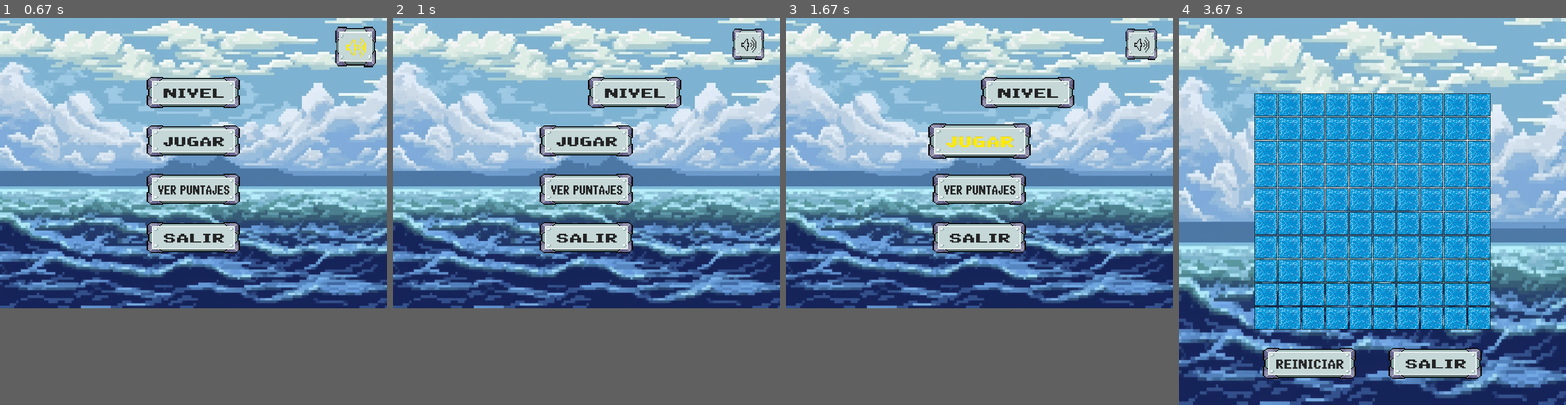
Above: before the commit, frames 1-4 (left to right).
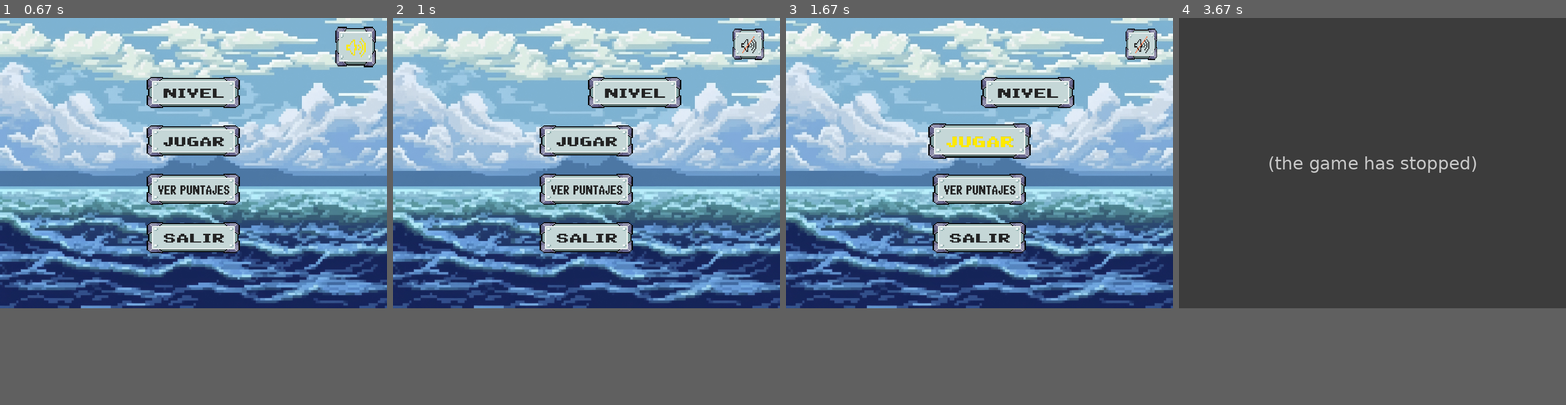
Above: after the commit, the same moments.

Repository: Dsniii/segundo_parcial
Game: pygame game, started from pygame/main.py
The game is run twice, just before and just after one commit, with the same random seed, the same clock (stepped at 60 frames per second) and the same inputs.
Inputs (mouse positions are in pixels of both pictures, inside the frame that each line leads up to):
- Up to frame 1 (0.67 s): click (356, 45) at 0.4 s
- Up to frame 2 (1 s): hold Right from 0.67 s (still down); move the mouse to (710, 157) at 0.7 s
- Up to frame 3 (1.67 s): release Right at 1.13 s; click (979, 141) at 1.27 s
- Up to frame 4 (3.67 s): click (1434, 362) at 1.92 s; click (1372, 91) at 2.38 s; click (1264, 141) at 2.95 s
In our replay, in frame 4 the window is 800x800 before the commit and 800x600 after it. These sizes can differ from the game's own. Grey fills any space a smaller window leaves; there, only what the larger window draws over its background counts as a difference.

Frame 1 is identical in both runs. In frame 2, less than 0.1% of the frame differs, in the area x 90-94%, y 4-10%; in frame 3, less than 0.1%; in frame 4, 98%, in the area x 0-100%, y 0-100%.
Error after the commit: TypeError: generar_nivel() missing 1 required positional argument: 'condicion_musica' (funci...; the game stopped at 3.5 s (later frames are placeholders)

Commit message:
verificar_hundido_nombres 22/06/2025 16:10

Diff:
--- a/pygame/funciones.py
+++ b/pygame/funciones.py
@@ -96,7 +96,7 @@
     rectangulo_vertical6 = button_musica_off.get_rect(x=700, y=20)
     rectangulo_vertical6_presionado = button_musica_off_presionado.get_rect(x=700, y=20)
 
-    efecto_activado = True
+
 
     condicion_musica = True
 
@@ -128,65 +128,70 @@
 
         pos_mouse = pygame.mouse.get_pos()  # Devuelve (x, y)
             # Verificar colisión con un rectángulo (botón, imagen, etc.)
+
+        #Boton nivel
         if rectangulo_vertical.collidepoint(pos_mouse):
             imagen_agrandada = pygame.transform.scale(button_nivel_presionado, (220, 80))  # +20px
             PANTALLA.blit(imagen_agrandada, (rectangulo_vertical_presionado.x - 10, rectangulo_vertical_presionado.y - 5))  # Ajustar posición
             if evento.type == pygame.MOUSEBUTTONDOWN and evento.button == 1:
 
                 if rectangulo_vertical_presionado.collidepoint(evento.pos):
-                    if efecto_activado:
-                        efecto_boton(efecto_activado)
+
+                    efecto_boton(condicion_musica)
                     time.sleep(0.5)
-                    mostrar_niveles(efecto_activado, condicion_musica)
+                    mostrar_niveles(condicion_musica)
 
         else:
             PANTALLA.blit(button_nivel, rectangulo_vertical)
 
+        #Boton jugar
         if rectangulo_vertical2.collidepoint(pos_mouse):
             imagen_agrandada_2 = pygame.transform.scale(button_jugar_presionado, (220, 80))  # +20px
             PANTALLA.blit(imagen_agrandada_2, (rectangulo_vertical2_presionado.x - 10, rectangulo_vertical2_presionado.y - 5))  # Ajustar posición
             if evento.type == pygame.MOUSEBUTTONDOWN and evento.button == 1:
 
                 if rectangulo_vertical2_presionado.collidepoint(evento.pos):
-                    if efecto_activado:
-                        efecto_boton(efecto_activado)
+
+                    efecto_boton(condicion_musica)
                     time.sleep(0.5)
                     numero = random.randint(1,3)
-                    generar_nivel(int(numero))
+                    generar_nivel(int(numero),condicion_musica)
 
 
         else:
             PANTALLA.blit(button_jugar, rectangulo_vertical2)
 
+        #Boton puntaje
         if rectangulo_vertical3.collidepoint(pos_mouse):
             imagen_agrandada_3 = pygame.transform.scale(button_ver_puntaje_presionado, (220, 80))  # +20px
             PANTALLA.blit(imagen_agrandada_3, (rectangulo_vertical3_presionado.x - 10, rectangulo_vertical3_presionado.y - 5))  # Ajustar posición
             if evento.type == pygame.MOUSEBUTTONDOWN and evento.button == 1:
 
                 if rectangulo_vertical3_presionado.collidepoint(evento.pos):
-                    if efecto_activado:
-                        efecto_boton(efecto_activado)
+
+                    efecto_boton(condicion_musica)
                     time.sleep(0.5)
-                    mostrar_puntajes(efecto_activado)
+                    mostrar_puntajes(condicion_musica)
         else:
             PANTALLA.blit(button_ver_puntaje, rectangulo_vertical3)
 
+        #Boton salir
         if rectangulo_vertical4.collidepoint(pos_mouse):
             imagen_agrandada_4 = pygame.transform.scale(button_salir_presionado, (220, 80))  # +20px
             PANTALLA.blit(imagen_agrandada_4, (rectangulo_vertical4_presionado.x - 10, rectangulo_vertical4_presionado.y - 5))  # Ajustar posición
             if evento.type == pygame.MOUSEBUTTONDOWN and evento.button == 1:
 
                 if rectangulo_vertical4_presionado.collidepoint(evento.pos):
-                    if efecto_activado:
-                        efecto_boton(efecto_activado)
+
+                    efecto_boton(condicion_musica)
                     time.sleep(0.5)
                     pygame.quit()
                     sys.exit()
         else:
             PANTALLA.blit(button_salir, rectangulo_vertical4)
 
-
-        if efecto_activado:
+        #Boton sonido
+        if condicion_musica:
 
             if rectangulo_vertical5.collidepoint(pos_mouse):
                 imagen_agrandada_5 = pygame.transform.scale(button_musica_on_presionado, (90, 90))  # +20px
@@ -194,9 +199,9 @@
                 if evento.type == pygame.MOUSEBUTTONDOWN and evento.button == 1:
 
                     if rectangulo_vertical5_presionado.collidepoint(evento.pos) :
-                        efecto_activado = False
-                        efecto_boton(efecto_activado)
+
                         condicion_musica = True
+                        efecto_boton(condicion_musica)
                         musica_ambiental(condicion_musica)
                         time.sleep(0.5)
             else:
@@ -211,7 +216,7 @@
                 if evento.type == pygame.MOUSEBUTTONDOWN and evento.button == 1:
 
                     if rectangulo_vertical6_presionado.collidepoint(evento.pos):
-                        efecto_activado = True
+
                         mixer.music.stop()
                         condicion_musica = False
                         time.sleep(0.5)
@@ -222,17 +227,18 @@
         pygame.display.flip()
 
 
-def mostrar_niveles(efecto_activado:bool, condicion_musica:bool):
+def mostrar_niveles(condicion_musica:bool):
 
     # Inicialización
     pygame.init()
     mixer.init()
 
 
-
+    """
     #Efecto boton.
     efecto_button = mixer.Sound('C:/Users/Matias/Desktop/segundo_parcial/pygame/recursos_musica/ruido_boton.mp3')
     efecto_button.set_volume(0.4)
+    """
 
 
     # Cargar imágenes
@@ -303,8 +309,8 @@
                 if evento.type == pygame.MOUSEBUTTONDOWN and evento.button == 1:
 
                     if rectangulo_vertical_presionado.collidepoint(evento.pos):
-                        if efecto_activado:
-                            efecto_button.play()
+
+                        efecto_boton(condicion_musica)
                         time.sleep(0.5)
                         generar_nivel(1)
 
@@ -318,8 +324,8 @@
                 if evento.type == pygame.MOUSEBUTTONDOWN and evento.button == 1:
 
                     if rectangulo_vertical2_presionado.collidepoint(evento.pos):
-                        if efecto_activado:
-                            efecto_button.play()
+
+                        efecto_boton(condicion_musica)
                         time.sleep(0.5)
                         generar_nivel(2)
 
@@ -332,8 +338,8 @@
                 if evento.type == pygame.MOUSEBUTTONDOWN and evento.button == 1:
 
                     if rectangulo_vertical3_presionado.collidepoint(evento.pos):
-                        if efecto_activado:
-                            efecto_button.play()
+
+                        efecto_boton(condicion_musica)
                         time.sleep(0.5)
                         generar_nivel(3)
 
@@ -346,8 +352,8 @@
                 if evento.type == pygame.MOUSEBUTTONDOWN and evento.button == 1:
 
                     if rectangulo_vertical4_presionado.collidepoint(evento.pos):
-                        if efecto_activado:
-                            efecto_button.play()
+
+                        efecto_boton(condicion_musica)
                         time.sleep(0.5)
                         mostrar_menu()
 
@@ -359,17 +365,17 @@
             pygame.display.flip()
 
 
-def mostrar_puntajes (efecto_activado:bool):
+def mostrar_puntajes (condicion_musica:bool):
     # Inicialización
     pygame.init()
     mixer.init()
 
 
-
+    """
     #Efecto boton.
     efecto_button = mixer.Sound('C:/Users/Matias/Desktop/recursos_musica/ruido_boton.mp3')
     efecto_button.set_volume(0.4)
-
+    """
 
     # Cargar imágenes
     imagen_fondo = pygame.image.load('C:/Users/Matias/Desktop/recursos_png/fondo_menu_png.png')
@@ -416,8 +422,8 @@
                 if evento.type == pygame.MOUSEBUTTONDOWN and evento.button == 1:
 
                     if rectangulo_vertical2_presionado.collidepoint(evento.pos):
-                        if efecto_activado:
-                            efecto_button.play()
+
+                        efecto_boton(condicion_musica)
                         time.sleep(0.5)
                         mostrar_menu()
             else:
@@ -432,10 +438,16 @@
 
 
 
-def generar_nivel(tipo_nivel: int):
+def generar_nivel(tipo_nivel: int, condicion_musica:bool):
     # Inicialización
     pygame.init()
     mixer.init()
+
+    mixer.music.load('C:/Users/Matias/Desktop/segundo_parcial/pygame/recursos_musica/musica_jugando.mp3')
+    mixer.music.set_volume(0.4)  # Empieza en silencio
+    mixer.music.play(-1)  # Reproduce en bucle con un fade-in de 1 segundo
+    if condicion_musica:
+        mixer.music.play()
 
     efecto_agua_fallo = mixer.Sound('C:/Users/Matias/Desktop/segundo_parcial/pygame/recursos_musica/ruido_agua_fallo.mp3')
     efecto_agua_fallo.set_volume(0.4)
@@ -466,10 +478,7 @@
 
     # Cargar recursos con rutas relativas
     try:
-        # Efecto botón
-        efecto_button_path = os.path.join(base_path, 'recursos_musica', 'ruido_boton.mp3')
-        efecto_button = mixer.Sound(efecto_button_path)
-        efecto_button.set_volume(0.4)
+
 
         # Imagen de fondo
         fondo_path = os.path.join(base_path, 'recursos_png', 'fondo_menu_png.png')
@@ -497,7 +506,7 @@
 
     # Crear y poblar matriz
     matriz = iniciar_matriz(filas, columnas, 0)
-    matriz = colocar_barcos(matriz, tipo_nivel)
+    matriz, posiciones_barcos = colocar_barcos(matriz, tipo_nivel)
 
     matriz_jugador = iniciar_matriz(filas, columnas, 0)
 
@@ -531,6 +540,7 @@
     running = True
     while running:
         clock.tick(FPS)
+
 
         for evento in pygame.event.get():
 
@@ -566,13 +576,22 @@
                         if (fila,columna) in coordenadas_barcos:
                             matriz_jugador[fila][columna] = matriz_jugador[fila][columna] + 1
                             print("Barco hundido")
+
+                            verificar_barcos_hundidos(matriz_jugador, coordenadas_barcos)
+
                             coordenadas_y_recoridas.append((fila,columna))
+
+
+
+                        if condicion_musica:
                             efecto_golpe_barco.play()
+
 
 
                         else:
                             matriz_jugador[fila][columna] = 2
-                            efecto_agua_fallo.play()
+                            if condicion_musica:
+                                efecto_agua_fallo.play()
 
 
                     condicion = True
@@ -584,6 +603,8 @@
             # Dibujar
             PANTALLA.blit(imagen_fondo, (0, 0))
             dibujar_tablero(matriz_jugador, filas, columnas, 500, 500, PANTALLA)
+
+
 
             if rectangulo_vertical4.collidepoint(pos_mouse):
                 imagen_agrandada_4 = pygame.transform.scale(button_salir_presionado, (220, 80))  # +20px
@@ -592,8 +613,9 @@
 
                     if rectangulo_vertical4_presionado.collidepoint(evento.pos):
 
+                        efecto_boton(condicion_musica)
                         time.sleep(0.5)
-                        pygame.quit()
+
                         mostrar_menu()
             else:
                 PANTALLA.blit(button_salir, rectangulo_vertical4)
@@ -606,9 +628,10 @@
 
                     if rectangulo_vertical_presionado.collidepoint(evento.pos):
 
+                        efecto_boton(condicion_musica)
                         time.sleep(0.5)
-                        pygame.quit()
-                        generar_nivel(tipo_nivel)
+
+                        generar_nivel(tipo_nivel, condicion_musica)
             else:
                 PANTALLA.blit(button_reiniciar, rectangulo_vertical)
 
@@ -616,7 +639,37 @@
 
             pygame.display.flip()
 
-
+def verificar_barcos_hundidos(matriz_jugador, coordenadas_barcos):
+    """
+    Verifica si todos los barcos han sido hundidos y si finalizar el juego.
+    Args:
+        matriz_jugador: Matriz del jugador con los disparos realizados.
+        matriz_barcos: Matriz original con la ubicación de los barcos.
+    Returns:
+        True si todos los barcos están hundidos, False en caso contrario.
+    """
+    for fila in range(len(matriz_barcos)):
+        for col in range(len(matriz_barcos[0])):
+            if matriz_barcos[fila][col] == 1 and matriz_jugador[fila][col] != 1:
+                return False
+    return True
+
+def verificar_hundido_nombres(matriz_disparos, barcos_info):
+    """
+    barcos_info = {
+        'destructor1': {'posiciones': [(1,2), (1,3)], 'hundido': False},
+        'submarino1': {'posiciones': [(2,5)], 'hundido': False}
+    }
+    """
+    hundidos = []
+
+    for nombre, info in barcos_info.items():
+        if not info['hundido']:
+            if all(matriz_disparos[f][c] == 1 for f, c in info['posiciones']):
+                info['hundido'] = True
+                hundidos.append(nombre)
+
+    return hundidos
 
 def obtener_celda_click(x, y, filas, columnas, ancho_casilla, margen, offset_x, offset_y):
     """
@@ -723,15 +776,15 @@
     return matriz
 
 
-
+"""
 def colocar_barcos(matriz, dificultad):
-    """
+
     Coloca barcos en la matriz según la dificultad:
     1 = Fácil (cantidad normal)
     2 = Medio (doble cantidad)
     3 = Difícil (triple cantidad)
     Los barcos no se tocarán entre sí (incluyendo diagonales)
-    """
+
     filas = len(matriz)
     columnas = len(matriz[0])
 
@@ -809,32 +862,104 @@
 
     return matriz
 
-
-
-
-
-
-
-
-
-
 """
-        if evento.type == pygame.MOUSEBUTTONDOWN and evento.button == 1:
-
-            if evento.button == 1:
-                print ("hizo click izquiero")
-            if evento.button == 3:
-                print ("hizo click derecho")
-            if rectangulo_vertical.collidepoint(evento.pos):
-                print("¡Acertaste!")
-            if rectangulo_vertical2.collidepoint(evento.pos):
-                print("¡Acertaste!")
-            if rectangulo_vertical3.collidepoint(evento.pos):
-                print("¡Acertaste!")
-            if rectangulo_vertical4.collidepoint(evento.pos):
-                print("¡Acertaste!")
-            if rectangulo_vertical5.collidepoint(evento.pos):
-                print("¡Acertaste!")
-            if rectangulo_vertical6.collidepoint(evento.pos):
-                print("¡Acertaste!")
-        """
+
+def colocar_barcos(matriz, dificultad):
+    """
+    Coloca barcos en la matriz según la dificultad y retorna:
+    - matriz con barcos colocados
+    - diccionario con posiciones de cada barco
+
+    Estructura del diccionario:
+    {
+        'submarino': [(f1,c1), (f2,c2), ...],
+        'destructor': [(f3,c3), (f4,c4), ...],
+        ...
+    }
+    """
+    filas = len(matriz)
+    columnas = len(matriz[0])
+
+    # Definición de barcos
+    barcos_base = [
+        {'nombre': 'submarino', 'tamaño': 1, 'cantidad': 4},
+        {'nombre': 'destructor', 'tamaño': 2, 'cantidad': 3},
+        {'nombre': 'crucero', 'tamaño': 3, 'cantidad': 2},
+        {'nombre': 'acorazado', 'tamaño': 4, 'cantidad': 1}
+    ]
+
+    # Ajustar cantidad según dificultad
+    multiplicador = 1
+    if dificultad == 2:
+        multiplicador = 2
+    elif dificultad == 3:
+        multiplicador = 3
+
+    # Diccionario para guardar posiciones
+    posiciones_barcos = {barco['nombre']: [] for barco in barcos_base}
+
+    # Lista de tamaños de barcos a colocar
+    barcos_a_colocar = []
+    for barco in barcos_base:
+        barcos_a_colocar.extend([(barco['nombre'], barco['tamaño'])] * (barco['cantidad'] * multiplicador))
+
+    # Ordenar de mayor a menor para mejor colocación
+    barcos_a_colocar.sort(key=lambda x: x[1], reverse=True)
+
+    for nombre, tamaño in barcos_a_colocar:
+        colocado = False
+        intentos = 0
+        posiciones_barco_actual = []
+
+        while not colocado and intentos < 100:
+            intentos += 1
+            horizontal = random.choice([True, False])
+            posiciones_barco_actual = []
+
+            if horizontal:
+                fila = random.randint(0, filas - 1)
+                col_inicio = random.randint(0, columnas - tamaño)
+                col_fin = col_inicio + tamaño
+
+                # Verificar área alrededor del barco
+                espacio_libre = True
+                for col in range(max(0, col_inicio-1), min(columnas, col_fin+1)):
+                    for f in range(max(0, fila-1), min(filas, fila+2)):
+                        if matriz[f][col] != 0:
+                            espacio_libre = False
+                            break
+                    if not espacio_libre:
+                        break
+
+                if espacio_libre:
+                    # Guardar posiciones y colocar barco
+                    for col in range(col_inicio, col_fin):
+                        matriz[fila][col] = 1
+                        posiciones_barco_actual.append((fila, col))
+                    colocado = True
+            else:
+                col = random.randint(0, columnas - 1)
+                fila_inicio = random.randint(0, filas - tamaño)
+                fila_fin = fila_inicio + tamaño
+
+                # Verificar área alrededor del barco
+                espacio_libre = True
+                for fila in range(max(0, fila_inicio-1), min(filas, fila_fin+1)):
+                    for c in range(max(0, col-1), min(columnas, col+2)):
+                        if matriz[fila][c] != 0:
+                            espacio_libre = False
+                            break
+                    if not espacio_libre:
+                        break
+
+                if espacio_libre:
+                    # Guardar posiciones y colocar barco
+                    for fila in range(fila_inicio, fila_fin):
+                        matriz[fila][col] = 1
+                        posiciones_barco_actual.append((fila, col))
+                    colocado = True
+
+            if colocado:
+                posiciones_barcos[nombre].append(posiciones_barco_actual)
+
+    return matriz, posiciones_barcos
Not shown, added: pygame/recursos_musica/musica_jugando.mp3
